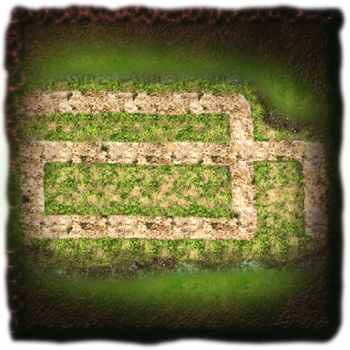
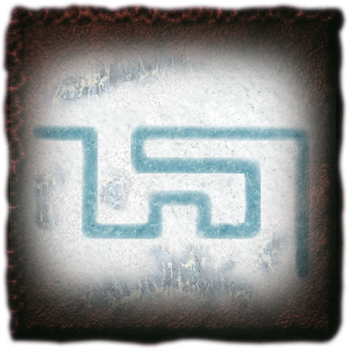
Revision of a layered 350 × 350 image; what changed, layer by layer:
painted on "Layer 5" over [0, 10, 348, 344]
added layer "Layer 4 copy 2" (72%) above "Layer 4 copy" over [0, 10, 348, 344]
added layer "Layer 4 copy" (55%) above "Layer 4" over [0, 10, 348, 344]
added layer "Layer 4" above "Layer 2" over [0, 10, 348, 344]
